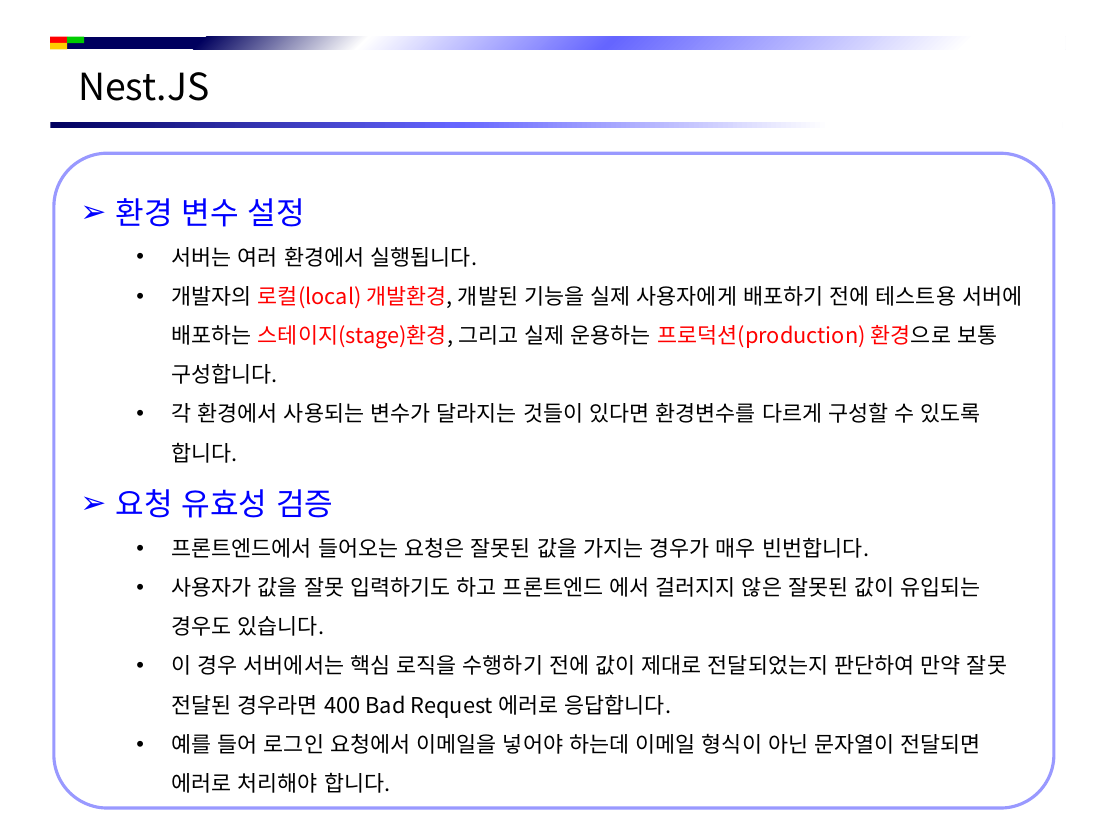
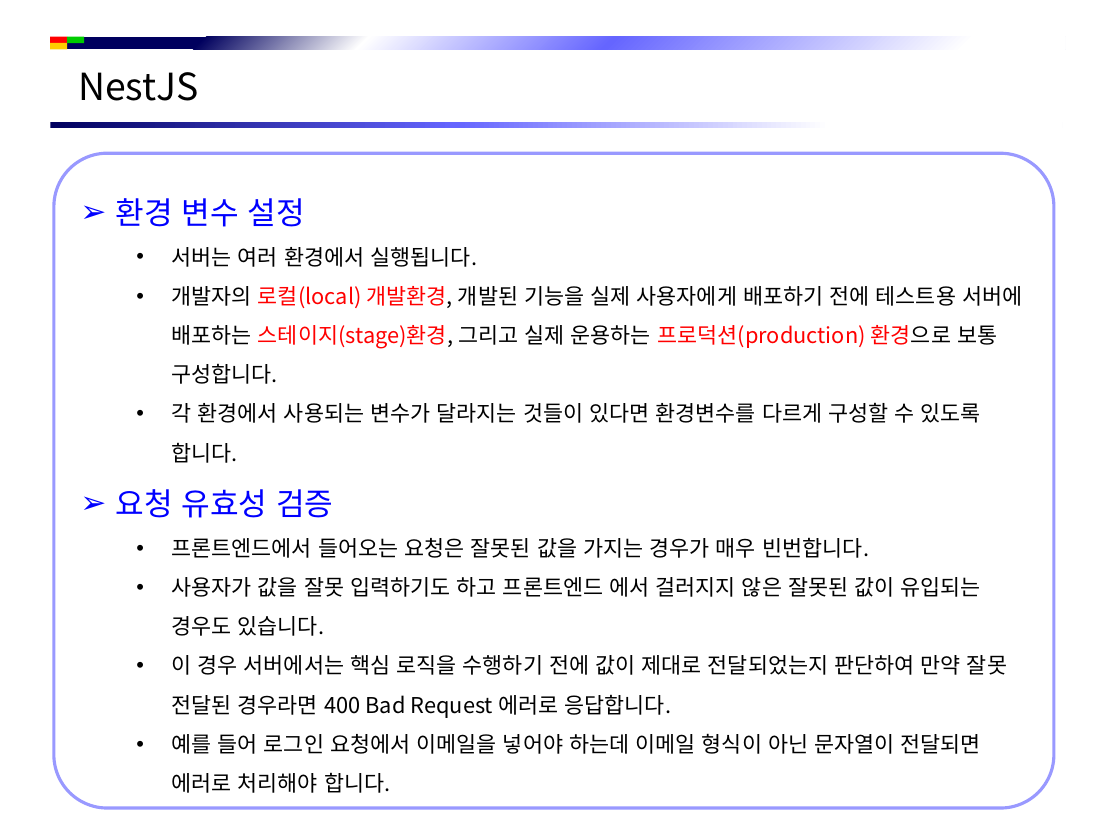
Before and after one commit to jsh-1235/Document, a slide deck: slide 4 of Back-End/NestJS/NestJS 시작하기.pptx. Drawn at 1120x840 pixels with LibreOffice and Linux fonts; fonts in the diff are those of the drawing; background and template pictures are left out. Boxes give left, top, right and bottom in pixels: in the first picture for what was removed or moved away, otherwise in the second. Text is boxed around its words. In the diff, an @@ line names an element or a change of style, - is before the commit and + after.

```diff
--- a/Back-End/NestJS/NestJS 시작하기.pptx
+++ b/Back-End/NestJS/NestJS 시작하기.pptx
@@ text at (78, 72, 199, 101): text changed @@
-Nest.JS
+NestJS
```
Also in this commit, not shown: 5 other slides changed.
